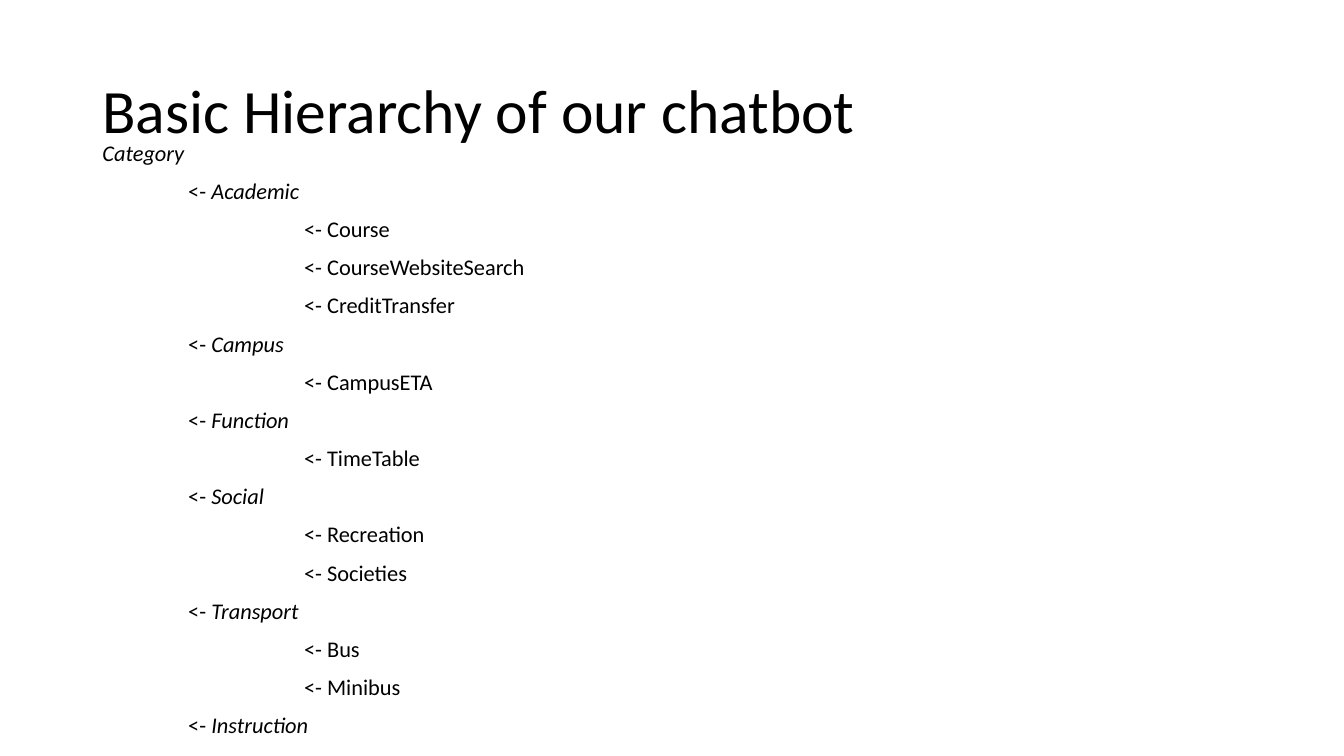
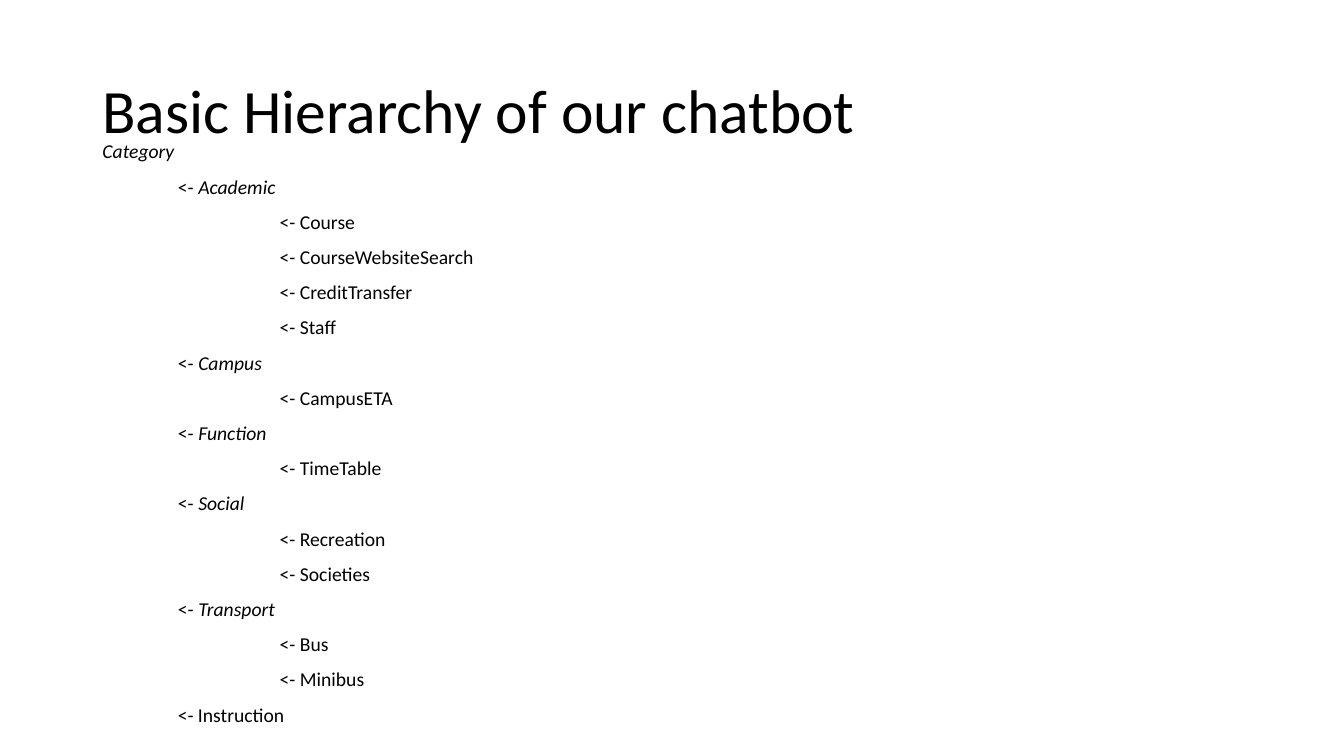
Before and after one commit to nighostchris/ust-freshman-chatbot, a slide deck: slide 2 of Presentation/COMP3111 Presentation.pptx. Drawn at 1344x756 pixels with LibreOffice and Linux fonts; fonts in the diff are those of the drawing. Boxes give left, top, right and bottom in pixels: in the first picture for what was removed or moved away, otherwise in the second. Text is boxed around its words. In the diff, an @@ line names an element or a change of style, - is before the commit and + after.

```diff
--- a/Presentation/COMP3111 Presentation.pptx
+++ b/Presentation/COMP3111 Presentation.pptx
@@ text at [102, 145, 473, 722]: size 16 to 14 pt; italic off in "Instruction" @@
@@ text at [300, 320, 336, 334]: paragraph added @@
+<- Staff
```
Also in this commit, not shown: 5 other slides changed, 2 slides added, 8 other files.
